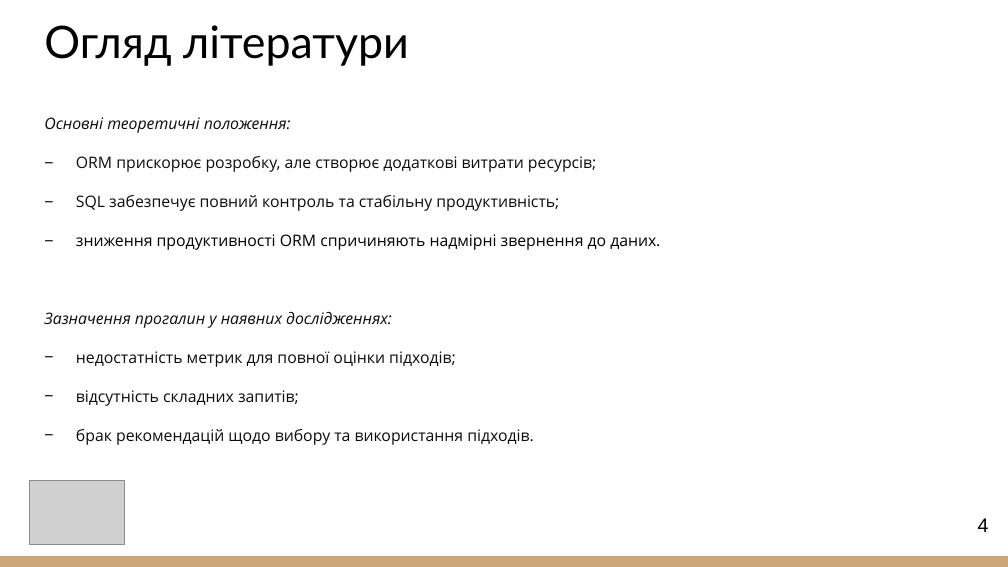
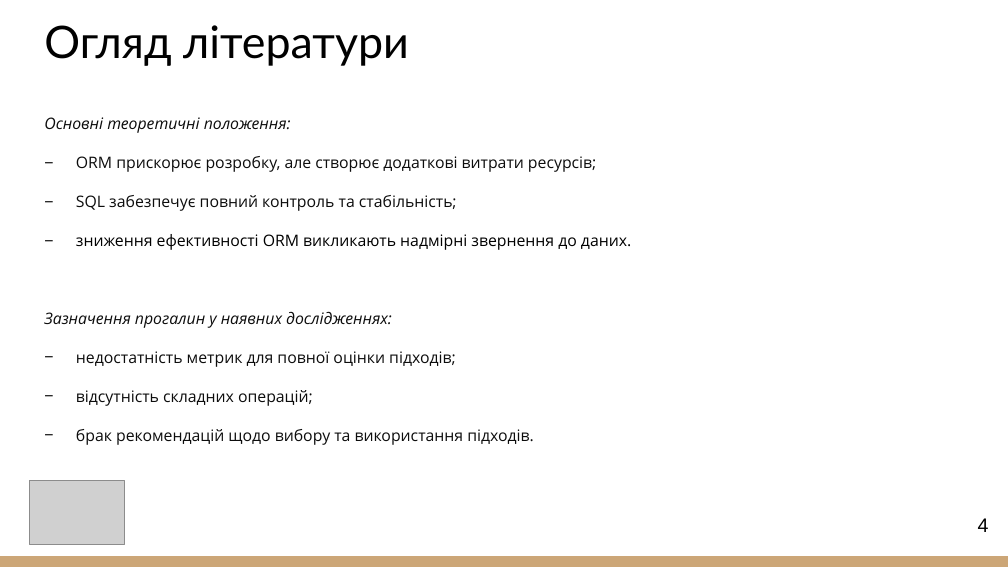
Before and after one commit to yahn1ukov/go-orm-sql-efficiency, a slide deck: slide 4 of 2025_М_ПІ_ІПЗм-23-2_Ягнюков_А_Ю.pptx. Drawn at 1008x567 pixels with LibreOffice and Linux fonts; fonts in the diff are those of the drawing; grey boxes stand for pictures. Boxes give left, top, right and bottom in pixels: in the first picture for what was removed or moved away, otherwise in the second. Text is boxed around its words. In the diff, an @@ line names an element or a change of style, - is before the commit and + after.

```diff
--- a/2025_М_ПІ_ІПЗм-23-2_Ягнюков_А_Ю.pptx
+++ b/2025_М_ПІ_ІПЗм-23-2_Ягнюков_А_Ю.pptx
@@ text at bbox=[76, 195, 631, 250]: text changed @@
-− SQL забезпечує повний контроль та стабільну продуктивність;
-− зниження продуктивності ORM спричиняють надмірні звернення до даних.
+− SQL забезпечує повний контроль та стабільність;
+− зниження ефективності ORM викликають надмірні звернення до даних.
@@ text at bbox=[76, 390, 313, 406]: text changed @@
-− відсутність складних запитів;
+− відсутність складних операцій;
```
Also in this commit, not shown: 7 other slides changed.
